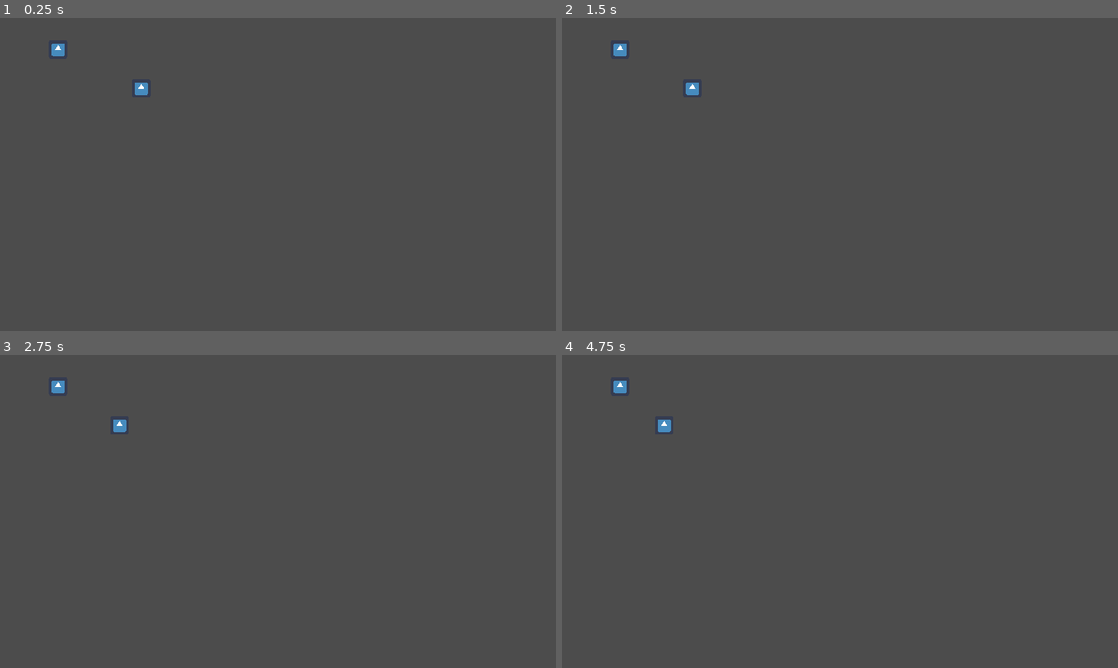
Above: before the commit, frames 1-4 (two rows, left to right).
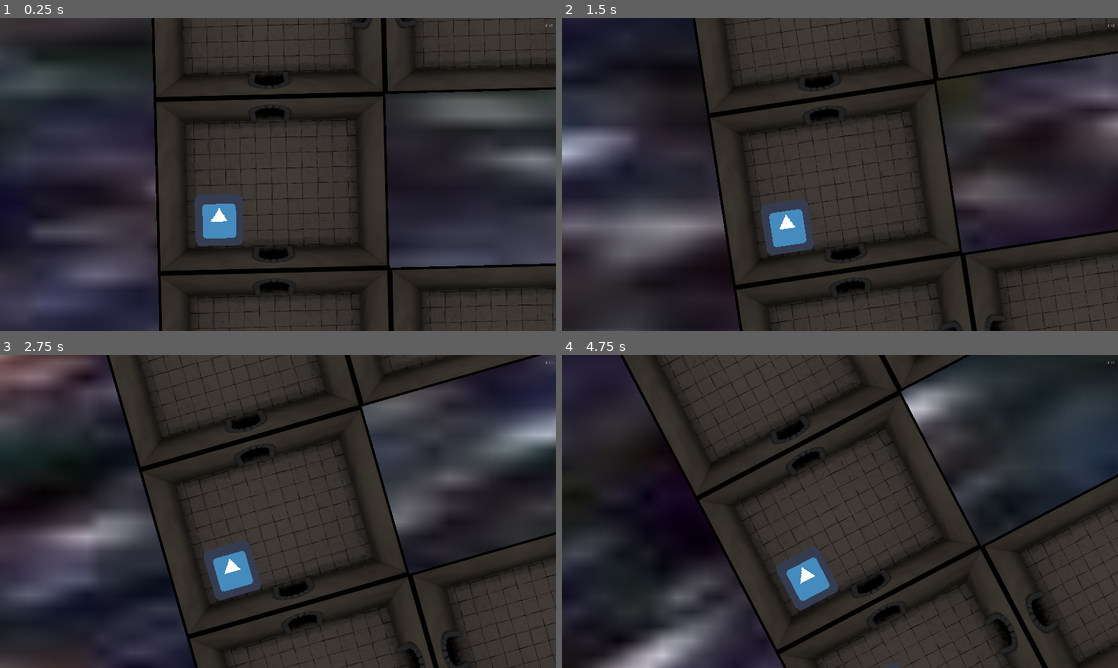
Above: after the commit, the same moments.

Repository: turtlewit/BlackHoleGameJamGame
Game: Godot game, scene res://Scenes/Main.tscn
Two runs of this game, one before a commit and one after it. Both use one fixed random seed, a clock stepped at 60 frames per second and the inputs below. Before the commit the project starts from res://Scenes/TestScene.tscn. The engine's default icon, where the game draws it, is replaced by a stand-in: a white triangle on a blue panel in a dark square.
Inputs (mouse positions are in pixels of both pictures, inside the frame that each line leads up to):
- Up to frame 1 (0.25 s): no input
- Up to frame 2 (1.5 s): move the mouse to (962, 158) at 0.52 s; tap E (interact) at 0.6, 1.35 s; click (962, 158) at 0.67 s; move the mouse to (728, 190) at 1.27 s; click (728, 190) at 1.42 s
- Up to frame 3 (2.75 s): move the mouse to (333, 442) at 2.02 s; tap E (interact) at 2.1 s; click (333, 442) at 2.17 s
- Up to frame 4 (4.75 s): move the mouse to (812, 574) at 2.77 s; tap E (interact) at 2.85, 3.6, 4.35 s; click (812, 574) at 2.92 s; move the mouse to (1006, 558) at 3.52 s; click (1006, 558) at 3.67 s; move the mouse to (673, 464) at 4.27 s; click (673, 464) at 4.42 s

The runs differ from the first frame. In frame 1, 79% of the frame differs, in the area x 0-100%, y 0-100%; in frame 2, 83%; in frame 3, 79%; in frame 4, 86%.

Commit message:
checkin

Diff:
--- a/Prefabs/Entities/InteractableEntity.tscn
+++ b/Prefabs/Entities/InteractableEntity.tscn
@@ -7,7 +7,7 @@
 custom_solver_bias = 0.0
 extents = Vector2( 10, 10 )
 
-[node name="InteractableEntity" type="Area2D" index="0"]
+[node name="InteractableEntity" type="Area2D"]
 
 input_pickable = true
 gravity_vec = Vector2( 0, 1 )
--- a/Prefabs/UI.tscn
+++ b/Prefabs/UI.tscn
@@ -2,7 +2,7 @@
 
 [ext_resource path="res://Scripts/UI_Timer.gd" type="Script" id=1]
 
-[node name="UI" type="CanvasLayer" index="0"]
+[node name="UI" type="CanvasLayer"]
 
 layer = 1
 offset = Vector2( 0, 0 )
@@ -12,6 +12,7 @@
 
 [node name="DialogBox" type="Panel" parent="." index="0"]
 
+visible = false
 anchor_left = 0.05
 anchor_top = 0.65
 anchor_right = 0.95
--- a/Scenes/Main.tscn
+++ b/Scenes/Main.tscn
@@ -1,10 +1,11 @@
-[gd_scene load_steps=6 format=2]
+[gd_scene load_steps=7 format=2]
 
 [ext_resource path="res://Assets/Black_Hole_Milkyway.jpeg" type="Texture" id=1]
 [ext_resource path="res://Scripts/ShipAnchor1.gd" type="Script" id=2]
 [ext_resource path="res://Scripts/ShipAnchor2.gd" type="Script" id=3]
 [ext_resource path="res://Prefabs/MainCamera.tscn" type="PackedScene" id=4]
 [ext_resource path="res://Assets/Rooms.tscn" type="PackedScene" id=5]
+[ext_resource path="res://Prefabs/UI.tscn" type="PackedScene" id=6]
 
 [node name="Node2D" type="Node2D" index="0"]
 
@@ -29,3 +30,10 @@
 [node name="Rooms" parent="ShipAnchor1/ShipAnchor2" index="1" instance=ExtResource( 5 )]
 
 position = Vector2( -482.701, -1619.06 )
+
+[node name="UI" parent="." index="2" instance=ExtResource( 6 )]
+
+[node name="Node2D" type="Node2D" parent="." index="3"]
+
+position = Vector2( 0.434082, -8168.68 )
+_sections_unfolded = [ "Transform" ]
--- a/Scripts/ShipAnchor1.gd
+++ b/Scripts/ShipAnchor1.gd
@@ -4,7 +4,10 @@
 # var a = 2
 # var b = "textvar"
 
-var rotation_speed = -0.5
+var rotation_speed = -0.1
+var rotation_speed_increase = -0.2
+onready var manager = get_node("/root/Manager")
+onready var initial_time = manager.time
 
 func _ready():
 	# Called when the node is added to the scene for the first time.
@@ -14,4 +17,4 @@
 func _process(delta):
 	# Called every frame. Delta is time since last frame.
 	# Update game logic here.
-	rotate(rotation_speed * delta)
+	rotate((rotation_speed + ((initial_time - manager.time) / initial_time) * rotation_speed_increase) * delta)
--- a/Scripts/ShipAnchor2.gd
+++ b/Scripts/ShipAnchor2.gd
@@ -4,7 +4,7 @@
 # var a = 2
 # var b = "textvar"
 
-var speed = 10
+var speed = 72
 
 func _ready():
 	# Called when the node is added to the scene for the first time.
--- a/project.godot
+++ b/project.godot
@@ -11,7 +11,7 @@
 [application]
 
 config/name="BlackHoleGameJamGame"
-run/main_scene="res://Scenes/TestScene.tscn"
+run/main_scene="res://Scenes/Main.tscn"
 config/icon="res://icon.png"
 
 [autoload]
